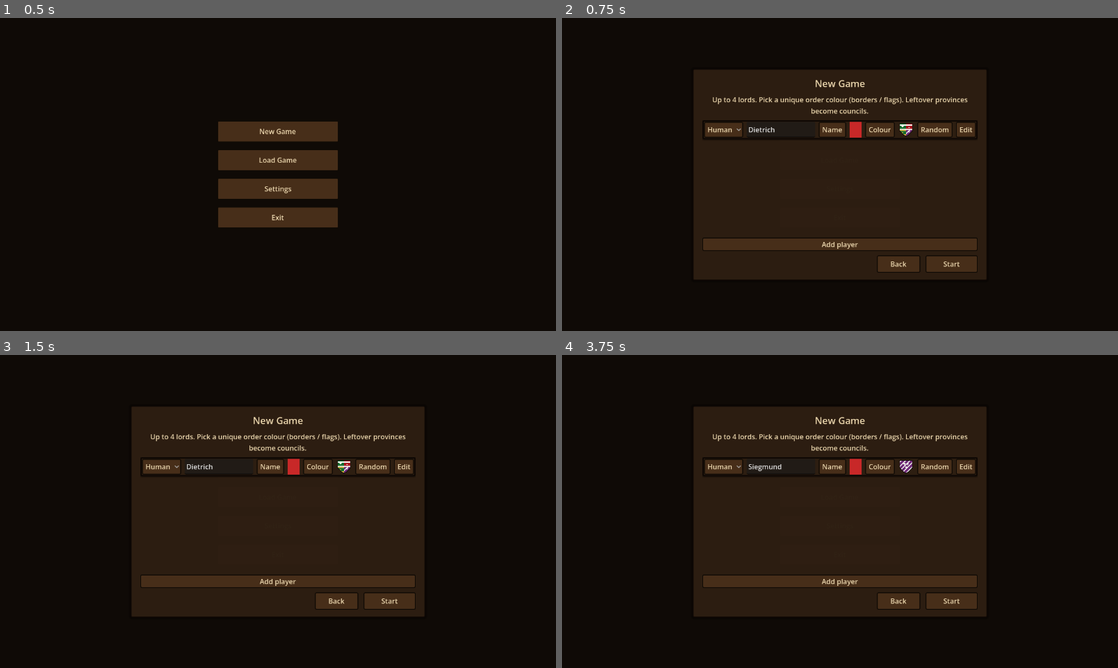
Above: before the commit, frames 1-4 (two rows, left to right).
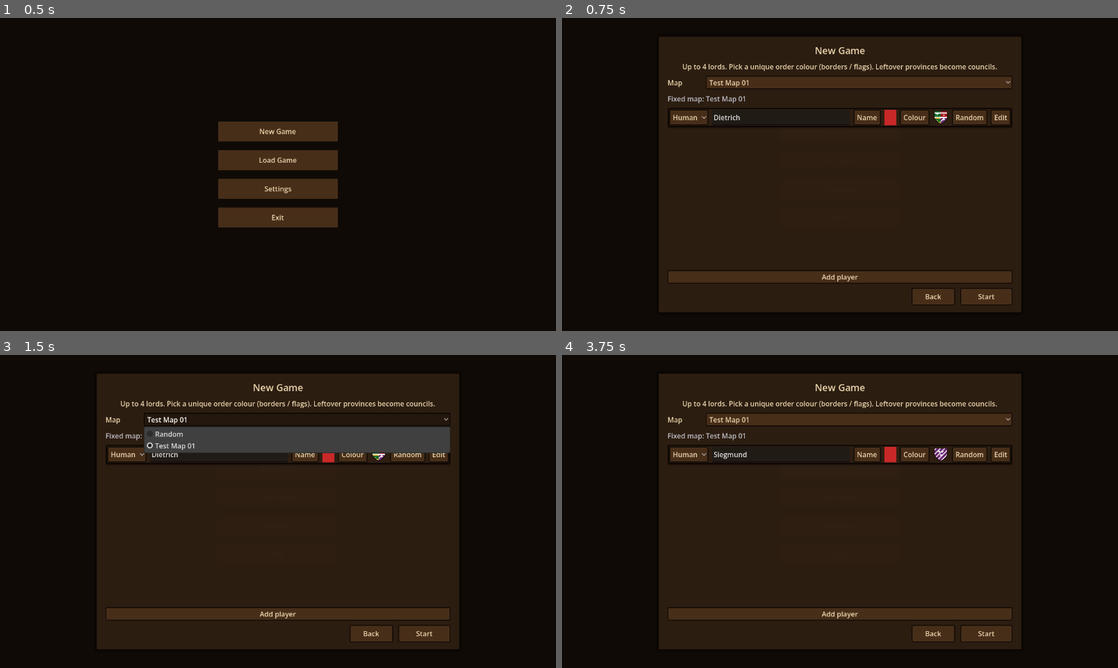
Above: after the commit, the same moments.

Repository: Charckle/strategemata_medieval
Game: Godot game, scene res://menus/main_menu/main_menu.tscn
Two runs of this game, one before a commit and one after it. Both use one fixed random seed, a clock stepped at 60 frames per second and the inputs below.
Inputs (mouse positions are in pixels of both pictures, inside the frame that each line leads up to):
- Up to frame 1 (0.5 s): no input
- Up to frame 2 (0.75 s): click "New Game" at 0.5 s
- Up to frame 3 (1.5 s): click (294, 420) at 1.25 s, where only the run after the commit has a clickable "Test Map 01"
- Up to frame 4 (3.75 s): click "Random" at 2 s; click "Back" at 2.75 s; click "New Game" at 3.5 s

Frame 1 is identical in both runs. In frame 2, 30% of the frame differs, in the area x 17-83%, y 6-94%; in frame 3, 32%; in frame 4, 30%.

Commit message:
added random maps

Diff:
--- a/global_scripts/global_set.gd
+++ b/global_scripts/global_set.gd
@@ -15,6 +15,8 @@
 var pending_game_setup: Dictionary = {}
 
 const TEST_MAP_01 := "res://maps/overworld/test_maps/test_map_01/test_map_01.tscn"
+## Sentinel map_path for procedurally baked maps (no .tscn on disk).
+const MAP_RANDOM := "generated://random"
 const MAX_SETUP_PLAYERS := 4
 
 
--- /dev/null
+++ b/global_scripts/province_names.gd
@@ -0,0 +1,56 @@
+extends RefCounted
+
+## Place-name pool for generated maps. Mixed European flavours; unique picks per seed.
+
+const NAMES := [
+	# English
+	"Ashford", "Redmere", "Stonehaven", "Blackwater", "Hartfield", "Willowmere",
+	"Oxenford", "Greyhaven", "Marshwick", "Thornhill", "Brightwell", "Ravenscar",
+	"Coldbrook", "Westmarch", "Kingsford", "Elmstead",
+	# German
+	"Eisenbach", "Waldheim", "Königsfeld", "Steinburg", "Rosenheim", "Bergthal",
+	"Neustadt", "Hochburg", "Falkenstein", "Grünwald", "Dornbach", "Silberbach",
+	"Wolfshagen", "Klarenthal", "Mühlheim", "Aschenburg",
+	# French
+	"Valmont", "Rochefort", "Clairvaux", "Bellevue", "Montclair", "Beaulieu",
+	"Chateauroux", "Verneuil", "Riviere", "Saint-Loup", "Boisvert", "Lyonnet",
+	"Castelnau", "Fontenay", "Marignac", "Hautefort",
+	# Italian
+	"Monterosso", "Castelnuovo", "Bellavista", "Valdorno", "Roccaforte", "Pietralba",
+	"Monteverde", "San Pietro", "Collalto", "Fiorenza", "Torrenova", "Belpasso",
+	"Orvieto", "Castelforte", "Rivoli", "Montelupo",
+	# Spanish
+	"Valverde", "Peñaalta", "Rivera", "Villanueva", "Montealto", "San Remo",
+	"Castellar", "Riodulce", "Alborada", "Piedras", "Vallehermoso", "Torreluna",
+	"Fuenteclara", "Sierra Blanca", "Navahonda", "Camposeco",
+	# Hungarian
+	"Várhegy", "Kiskút", "Nagyfalu", "Erdővár", "Kisvárad", "Hegyköz",
+	"Széphalom", "Patak", "Újhely", "Berek", "Tótvár", "Kővágó",
+	"Alsómező", "Felsővár", "Zöldmező", "Sárkányvár",
+	# Bohemian
+	"Hradec", "Litomyšl", "Kutná", "Plzeňský", "Morava", "Vltava",
+	"Karlštejn", "Tábor", "Budějovice", "Znojmo", "Olomouc", "Jihlava",
+	"Pardubice", "Mělník", "Beroun", "Rakovník",
+]
+
+
+static func pick_names(count: int, seed_value: int) -> PackedStringArray:
+	var want := maxi(0, count)
+	var out: PackedStringArray = PackedStringArray()
+	if want == 0:
+		return out
+	var rng := RandomNumberGenerator.new()
+	rng.seed = seed_value if seed_value != 0 else randi()
+	var pool: Array = NAMES.duplicate()
+	## Fisher–Yates
+	for i in range(pool.size() - 1, 0, -1):
+		var j := rng.randi_range(0, i)
+		var tmp = pool[i]
+		pool[i] = pool[j]
+		pool[j] = tmp
+	for i in want:
+		if i < pool.size():
+			out.append(str(pool[i]))
+		else:
+			out.append("%s %d" % [str(pool[i % pool.size()]), 2 + int(i / pool.size())])
+	return out
--- a/maps/overworld/map_gen/map_matrix_baker.gd
+++ b/maps/overworld/map_gen/map_matrix_baker.gd
@@ -4,6 +4,7 @@
 ## Turns a validated MapMatrix into a playable OBaseMap instance (in memory).
 
 const Ops := preload("res://addons/map_painter/map_painter_ops.gd")
+const ProvinceNames := preload("res://global_scripts/province_names.gd")
 const LAND_ATLAS := Vector2i(0, 0)
 const TREES_ATLAS := Vector2i(0, 6)
 const MOUNTAINS_ATLAS := Vector2i(1, 6)
@@ -31,12 +32,12 @@
 	if roads != null:
 		_paint_roads(roads, matrix)
 
+	var names := ProvinceNames.pick_names(matrix.province_count, matrix.seed_used)
 	var provinces: Array[Node] = []
 	provinces.resize(matrix.province_count)
 	for pid in matrix.province_count:
-		var prov := Ops.create_province(
-			map_root, "Province %d" % (pid + 1), UNOWNED
-		)
+		var pname := str(names[pid]) if pid < names.size() else "Province %d" % (pid + 1)
+		var prov := Ops.create_province(map_root, pname, UNOWNED)
 		provinces[pid] = prov
 
 	for plot in matrix.plots:
--- a/menus/main_menu/main_menu.tscn
+++ b/menus/main_menu/main_menu.tscn
@@ -122,10 +122,10 @@
 anchor_top = 0.5
 anchor_right = 0.5
 anchor_bottom = 0.5
-offset_left = -340.0
-offset_top = -240.0
-offset_right = 340.0
-offset_bottom = 240.0
+offset_left = -420.0
+offset_top = -320.0
+offset_right = 420.0
+offset_bottom = 320.0
 grow_horizontal = 2
 grow_vertical = 2
 theme_override_styles/panel = SubResource("StyleBoxFlat_panel")
--- a/menus/main_menu/new_game_pan.gd
+++ b/menus/main_menu/new_game_pan.gd
@@ -1,20 +1,36 @@
 extends PanelContainer
 
-## New Game setup: add Human/AI slots, edit human name + heraldry, pick order colour + AI doctrine.
+## New Game setup: map pick, Human/AI slots, heraldry, order colour + AI doctrine.
 ## Shield editing uses the shared heraldry modal (Accept / Cancel); row has quick Random.
 
 const HeraldryEditorScene = preload("res://menus/gui/heraldry_editor/heraldry_editor.gd")
+const MapMatrixPreviewScript = preload("res://maps/overworld/map_gen/map_matrix_preview.gd")
 
 const ROW_SHIELD_SIZE := 36
 const SWATCH_SIZE := 28
 const TYPE_HUMAN := 0
 const TYPE_AI := 1
+const MAP_ID_RANDOM := 0
+const MAP_ID_TEST_01 := 1
+const AUTO_REROLL_TRIES := 16
 
 var _slots: Array = []  # Array[Dictionary]
 var _rebuild_busy := false
 
 var _slots_box: VBoxContainer
 var _add_btn: Button
+var _map_opt: OptionButton
+var _province_row: HBoxContainer
+var _province_spin: SpinBox
+var _reroll_map_btn: Button
+var _preview: Control
+var _preview_status: Label
+var _start_btn: Button
+
+var _preview_matrix: MapMatrix = null
+var _gen_thread: Thread = null
+var _gen_token: int = 0
+var _gen_loading: bool = false
 
 ## Shield draft popup state
 var _heraldry_editor: Control
@@ -26,10 +42,26 @@
 	reset_to_defaults()
 
 
+func _exit_tree() -> void:
+	_cancel_generation()
+	_join_gen_thread()
+
+
 func reset_to_defaults() -> void:
 	_close_shield_editor()
+	_cancel_generation()
 	_slots = [GlobalSet.make_default_human_slot()]
 	_rebuild_slot_list()
+	if _province_spin != null:
+		_province_spin.value = 6
+	if _map_opt != null:
+		## Default: Test Map 01 (fast open). Random generates on demand.
+		_map_opt.select(1)
+	_preview_matrix = null
+	if _preview != null and _preview.has_method("set_matrix"):
+		_preview.set_matrix(null)
+	_refresh_map_controls()
+	_apply_fixed_map_ui()
 
 
 func _build_ui() -> void:
@@ -62,9 +94,57 @@
 	hint.autowrap_mode = TextServer.AUTOWRAP_WORD_SMART
 	root.add_child(hint)
 
+	var map_row := HBoxContainer.new()
+	map_row.add_theme_constant_override("separation", 8)
+	root.add_child(map_row)
+
+	var map_lbl := Label.new()
+	map_lbl.text = "Map"
+	map_lbl.custom_minimum_size = Vector2(80, 0)
+	map_row.add_child(map_lbl)
+
+	_map_opt = OptionButton.new()
+	_map_opt.size_flags_horizontal = Control.SIZE_EXPAND_FILL
+	_map_opt.add_item("Random", MAP_ID_RANDOM)
+	_map_opt.add_item("Test Map 01", MAP_ID_TEST_01)
+	_map_opt.item_selected.connect(_on_map_selected)
+	map_row.add_child(_map_opt)
+
+	_province_row = HBoxContainer.new()
+	_province_row.add_theme_constant_override("separation", 8)
+	root.add_child(_province_row)
+
+	var prov_lbl := Label.new()
+	prov_lbl.text = "Provinces"
+	prov_lbl.custom_minimum_size = Vector2(80, 0)
+	_province_row.add_child(prov_lbl)
+
+	_province_spin = SpinBox.new()
+	_province_spin.min_value = 3
+	_province_spin.max_value = 20
+	_province_spin.value = 6
+	_province_spin.rounded = true
+	_province_spin.value_changed.connect(_on_province_count_changed)
+	_province_row.add_child(_province_spin)
+
+	_reroll_map_btn = Button.new()
+	_reroll_map_btn.text = "Reroll map"
+	_reroll_map_btn.pressed.connect(_on_reroll_map)
+	_province_row.add_child(_reroll_map_btn)
+
+	_preview_status = Label.new()
+	_preview_status.text = ""
+	root.add_child(_preview_status)
+
+	_preview = MapMatrixPreviewScript.new()
+	_preview.custom_minimum_size = Vector2(0, 180)
+	_preview.size_flags_vertical = Control.SIZE_EXPAND_FILL
+	_preview.size_flags_horizontal = Control.SIZE_EXPAND_FILL
+	root.add_child(_preview)
+
 	var scroll := ScrollContainer.new()
 	scroll.size_flags_vertical = Control.SIZE_EXPAND_FILL
-	scroll.custom_minimum_size = Vector2(0, 260)
+	scroll.custom_minimum_size = Vector2(0, 180)
 	root.add_child(scroll)
 
 	_slots_box = VBoxContainer.new()
@@ -88,11 +168,11 @@
 	back.pressed.connect(_on_back_pressed)
 	btns.add_child(back)
 
-	var start_btn := Button.new()
-	start_btn.text = "Start"
-	start_btn.custom_minimum_size = Vector2(120, 40)
-	start_btn.pressed.connect(_on_start_pressed)
-	btns.add_child(start_btn)
+	_start_btn = Button.new()
+	_start_btn.text = "Start"
+	_start_btn.custom_minimum_size = Vector2(120, 40)
+	_start_btn.pressed.connect(_on_start_pressed)
+	btns.add_child(_start_btn)
 
 
 func _ensure_heraldry_editor() -> void:
@@ -401,14 +481,136 @@
 
 
 func _on_back_pressed() -> void:
+	_cancel_generation()
 	_close_shield_editor()
 	visible = false
 
 
-func _on_start_pressed() -> void:
-	if _human_count() < 1:
-		return
-	_close_shield_editor()
+func _is_random_map() -> bool:
+	return _map_opt != null and _map_opt.get_selected_id() == MAP_ID_RANDOM
+
+
+func _on_map_selected(_idx: int) -> void:
+	_refresh_map_controls()
+	if _is_random_map():
+		_regenerate_preview()
+	else:
+		## Leaving Random cancels any in-flight generation.
+		_cancel_generation()
+		_preview_matrix = null
+		if _preview != null and _preview.has_method("set_matrix"):
+			_preview.set_matrix(null)
+		_apply_fixed_map_ui()
+
+
+func _on_province_count_changed(_v: float) -> void:
+	if _is_random_map() and not _gen_loading:
+		_regenerate_preview()
+
+
+func _on_reroll_map() -> void:
+	if _is_random_map() and not _gen_loading:
+		_regenerate_preview()
+
+
+func _refresh_map_controls() -> void:
+	var random := _is_random_map()
+	if _province_row != null:
+		_province_row.visible = random
+	if _preview != null:
+		_preview.visible = random
+	if _reroll_map_btn != null:
+		_reroll_map_btn.visible = random
+
+
+func _apply_fixed_map_ui() -> void:
+	_gen_loading = false
+	_set_gen_controls_enabled(true)
+	_preview_status.text = "Fixed map: Test Map 01"
+	_preview_status.add_theme_color_override("font_color", Color(0.75, 0.75, 0.78))
+	_start_btn.disabled = false
+
+
+func _set_gen_controls_enabled(enabled: bool) -> void:
+	## Map dropdown stays enabled so the player can cancel by picking Test Map 01.
+	if _province_spin != null:
+		_province_spin.editable = enabled
+	if _reroll_map_btn != null:
+		_reroll_map_btn.disabled = not enabled
+	if _add_btn != null:
+		_add_btn.disabled = not enabled or _slots.size() >= GlobalSet.MAX_SETUP_PLAYERS
+	if _slots_box != null:
+		_slots_box.modulate = Color(1, 1, 1, 1.0 if enabled else 0.55)
+		_slots_box.mouse_filter = Control.MOUSE_FILTER_STOP if enabled else Control.MOUSE_FILTER_IGNORE
+
+
+func _cancel_generation() -> void:
+	_gen_token += 1
+	_gen_loading = false
+
+
+func _join_gen_thread() -> void:
+	if _gen_thread != null:
+		_gen_thread.wait_to_finish()
+		_gen_thread = null
+
+
+func _regenerate_preview() -> void:
+	if not _is_random_map():
+		return
+	_cancel_generation()
+	_join_gen_thread()
+	var token := _gen_token
+	_gen_loading = true
+	_preview_matrix = null
+	if _preview != null and _preview.has_method("set_matrix"):
+		_preview.set_matrix(null)
+	_start_btn.disabled = true
+	_set_gen_controls_enabled(false)
+	_preview_status.text = "Loading…"
+	_preview_status.add_theme_color_override("font_color", Color(0.85, 0.8, 0.45))
+	var n := int(_province_spin.value) if _province_spin else 6
+	var seed_base := randi()
+	_gen_thread = Thread.new()
+	_gen_thread.start(_gen_worker.bind(token, n, seed_base))
+
+
+func _gen_worker(token: int, province_count: int, seed_base: int) -> void:
+	var matrix: MapMatrix = null
+	var ok := false
+	for attempt in AUTO_REROLL_TRIES:
+		matrix = MapMatrixGenerator.generate(province_count, seed_base + attempt * 9973)
+		if matrix != null and MapMatrixValidator.validate(matrix).is_empty():
+			ok = true
+			break
+	call_deferred("_on_gen_finished", token, matrix, ok)
+
+
+func _on_gen_finished(token: int, matrix: MapMatrix, ok: bool) -> void:
+	_join_gen_thread()
+	if token != _gen_token:
+		return
+	if not _is_random_map():
+		_gen_loading = false
+		return
+	_gen_loading = false
+	_set_gen_controls_enabled(true)
+	_preview_matrix = matrix if ok else null
+	if _preview != null and _preview.has_method("set_matrix"):
+		_preview.set_matrix(_preview_matrix)
+	if ok and matrix != null:
+		_preview_status.text = "VALID — %d provinces, seed %d" % [
+			matrix.province_count, matrix.seed_used
+		]
+		_preview_status.add_theme_color_override("font_color", Color(0.35, 0.85, 0.45))
+		_start_btn.disabled = false
+	else:
+		_preview_status.text = "INVALID map — hit Reroll map"
+		_preview_status.add_theme_color_override("font_color", Color(0.95, 0.4, 0.35))
+		_start_btn.disabled = true
+
+
+func _collect_slots() -> Array:
 	var clean_slots: Array = []
 	for s in _slots:
 		var entry := {
@@ -425,7 +627,43 @@
 				d = LordAI.DOCTRINE_DEFENSE
 			entry["ai_doctrine"] = d
 		clean_slots.append(entry)
+	return clean_slots
+
+
+func _on_start_pressed() -> void:
+	if _human_count() < 1:
+		return
+	if _gen_loading:
+		return
+	_close_shield_editor()
+	var clean_slots := _collect_slots()
 	SaveGame.clear_session()
+
+	if _is_random_map():
+		if _preview_matrix == null:
+			return
+		if not MapMatrixValidator.validate(_preview_matrix).is_empty():
+			return
+		_start_btn.disabled = true
+		_preview_status.text = "Baking map…"
+		var map_root := MapMatrixBaker.bake(_preview_matrix)
+		if map_root == null:
+			_preview_status.text = "Bake failed — reroll"
+			_start_btn.disabled = false
+			return
+		GlobalSet.pending_game_setup = {
+			"map_path": GlobalSet.MAP_RANDOM,
+			"slots": clean_slots,
+			"world_seed": _preview_matrix.seed_used,
+		}
+		var tree := get_tree()
+		var old := tree.current_scene
+		tree.root.add_child(map_root)
+		tree.current_scene = map_root
+		if old != null:
+			old.queue_free()
+		return
+
 	GlobalSet.pending_game_setup = {
 		"map_path": GlobalSet.TEST_MAP_01,
 		"slots": clean_slots,
Not shown, added: global_scripts/province_names.gd.uid
